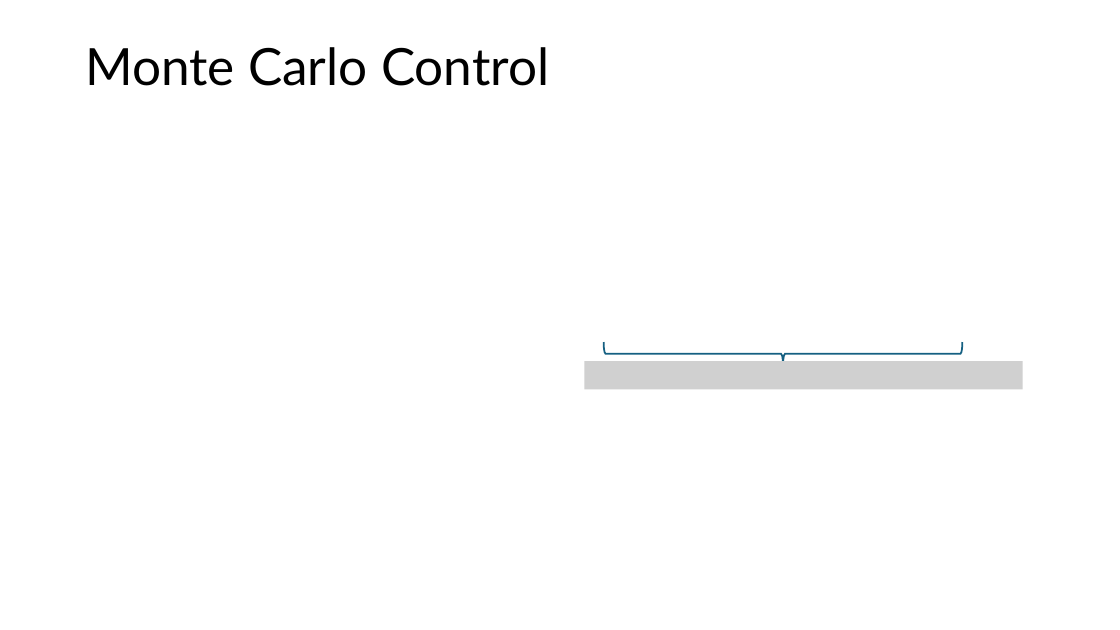
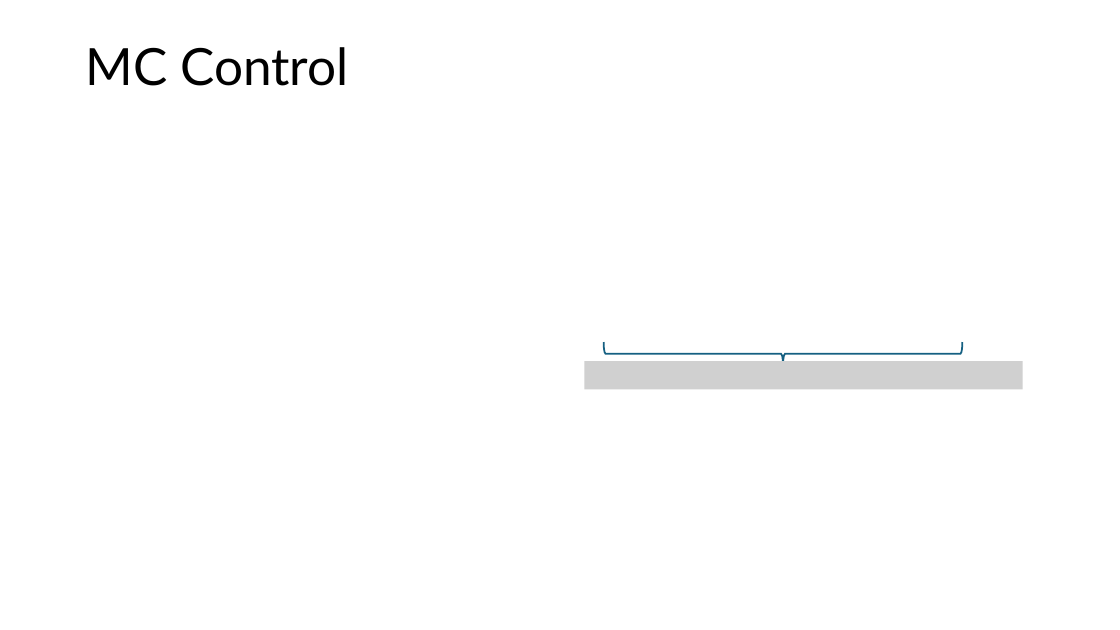
Before and after one commit to mhahsler/Introduction_to_Reinforcement_Learning, a slide deck: slide 6 of slides/Lecture04.pptx. Drawn at 1120x630 pixels with LibreOffice and Linux fonts; fonts in the diff are those of the drawing; grey boxes stand for pictures. Boxes give left, top, right and bottom in pixels: in the first picture for what was removed or moved away, otherwise in the second. Text is boxed around its words. In the diff, an @@ line names an element or a change of style, - is before the commit and + after.

```diff
--- a/slides/Lecture04.pptx
+++ b/slides/Lecture04.pptx
@@ title at [85, 47, 348, 86]: text changed @@
-Monte Carlo Control
+MC Control
```
Also in this commit, not shown: 10 other slides changed, 5 slides added, 2 slides removed, 5 other files.
